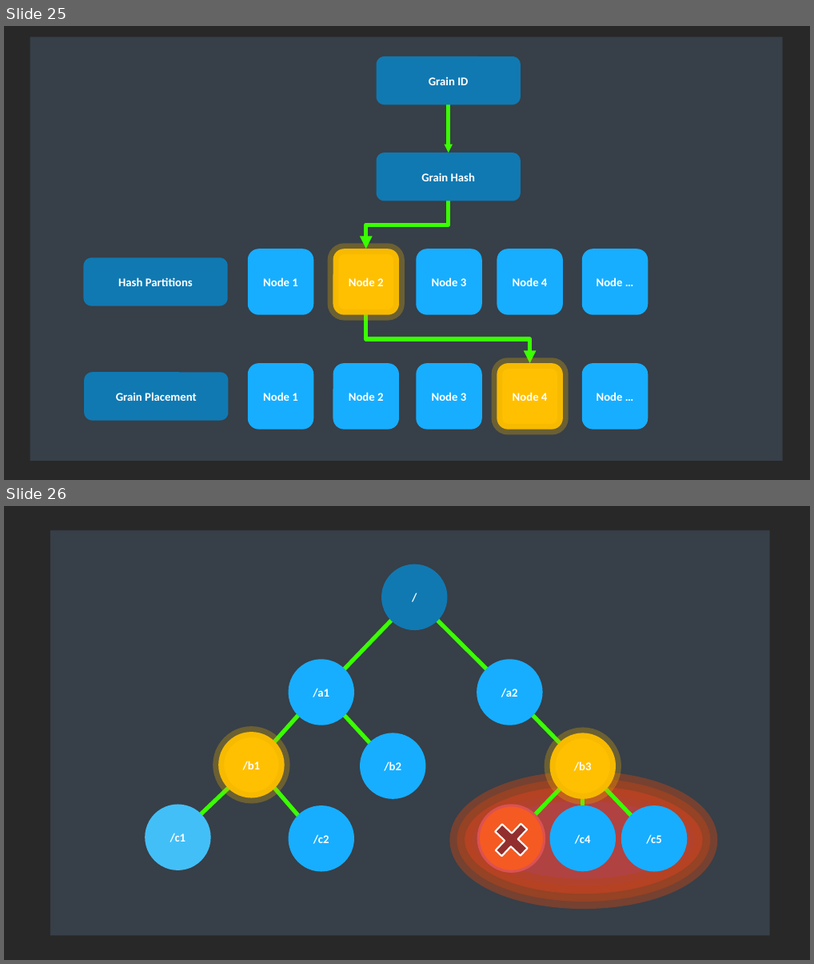
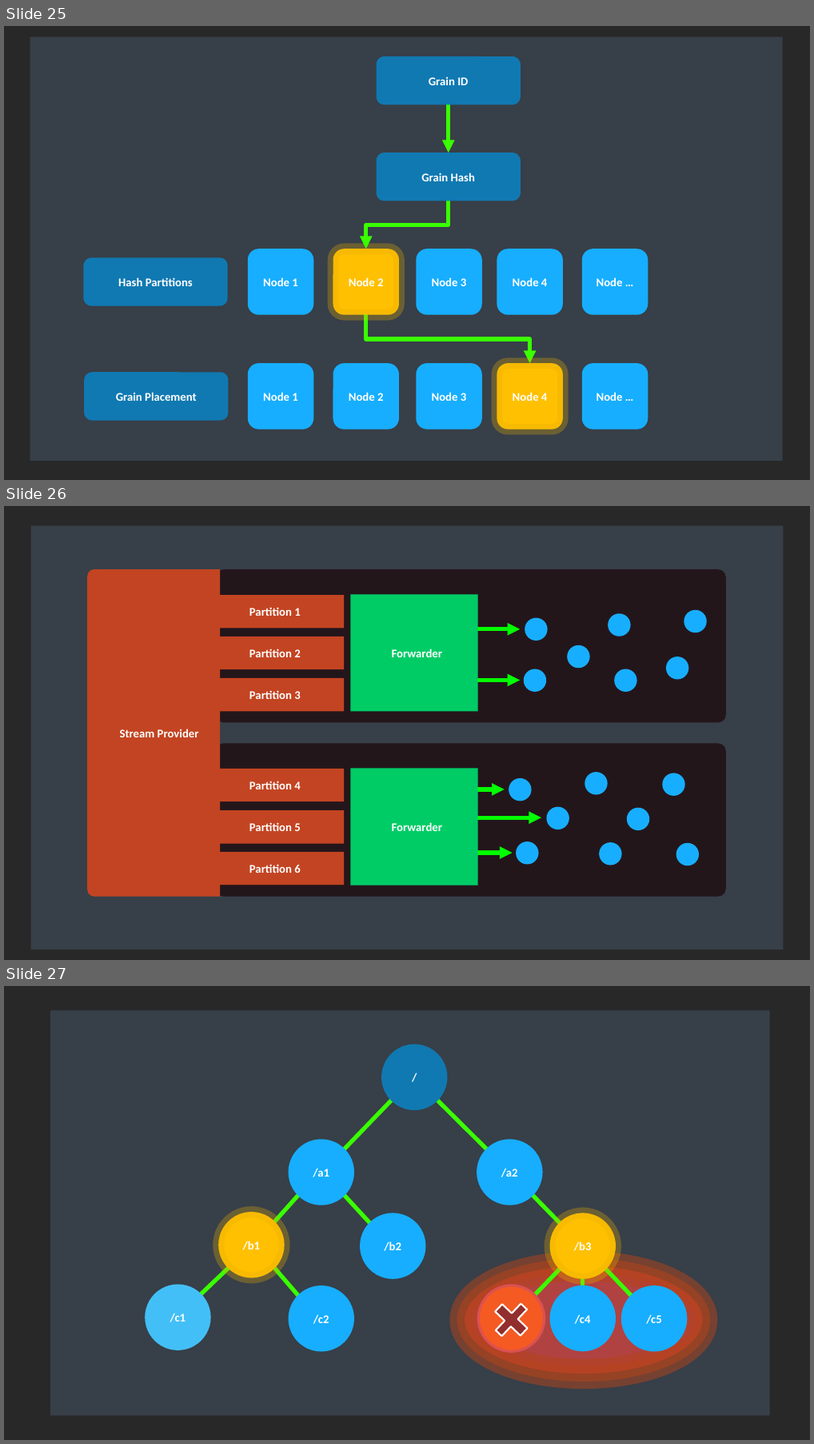
Before and after one commit to asynkron/website, a slide deck: media/logo.pptx. Shown one above the other, each under a label of ours: slides 25 and 26 before the commit, slides 25, 26 and 27 after it. The pictures are 814x964 and 814x1444 pixels, drawn with LibreOffice and Linux fonts; fonts in the diff are those of the drawing. Boxes give left, top, right and bottom in pixels: in the first picture for what was removed or moved away, otherwise in the second. Text is boxed around its words. In the diff, an @@ line names an element or a change of style, - is before the commit and + after.

```diff
--- a/media/logo.pptx
+++ b/media/logo.pptx
@@ slide 26 added at (x1=4, y1=506, x2=810, y2=960), background #282828 @@
@@ rectangle added at (x1=30, y1=526, x2=783, y2=949), fill #373F48 @@
@@ rounded rectangle added at (x1=87, y1=569, x2=105, y2=896), fill #C34422 @@
@@ group added at (x1=98, y1=569, x2=726, y2=896): 15 ellipses, 8 rectangles, 5 arrows, 3 rounded rectangles @@
+Stream Provider
+Partition 1
+Partition 2
+Partition 3
+Partition 4
+Partition 5
+Partition 6
+Forwarder
+Forwarder
@@ what was slide 26 is now slide 27 @@
```
Also in this commit, not shown: 2 other slides added, 5 other files.
